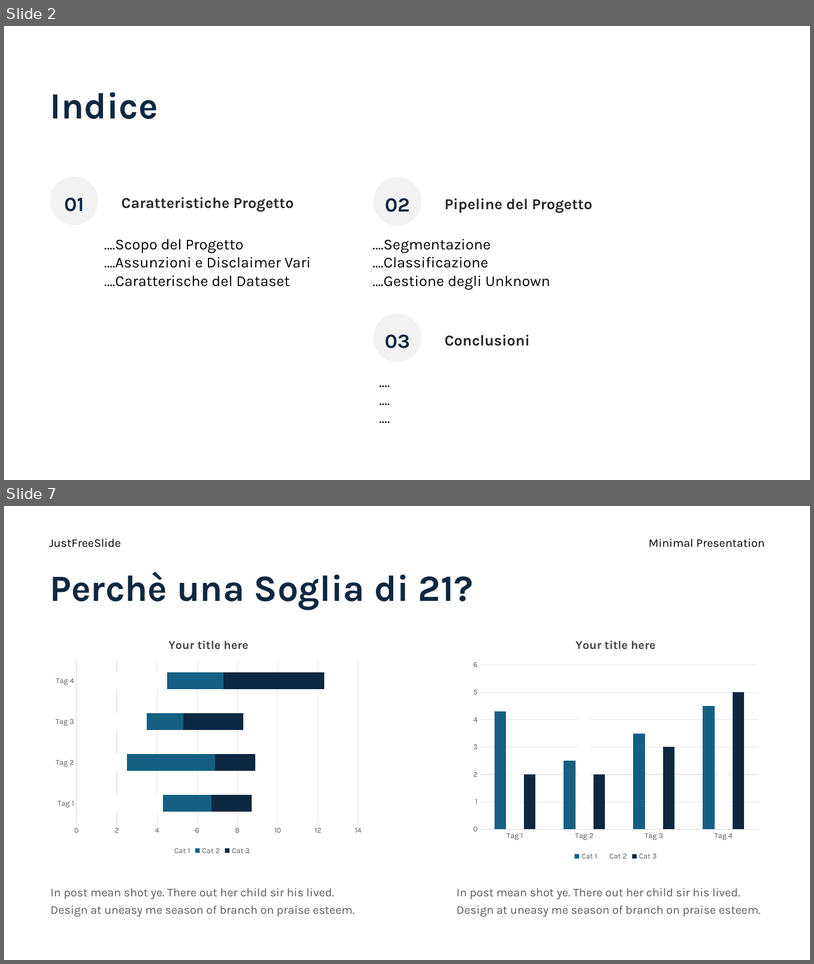
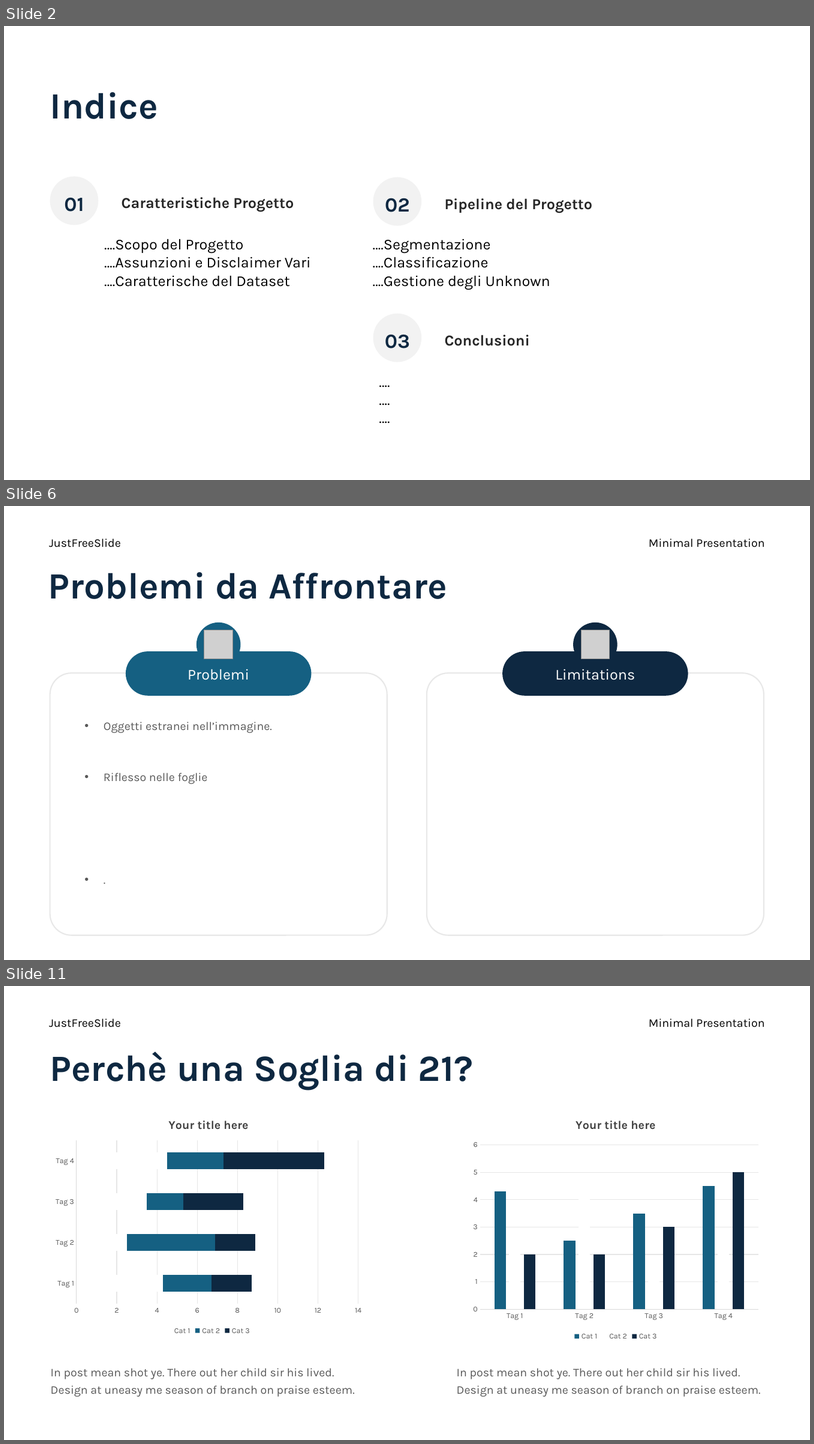
Before and after one commit to aleeteo/leaf_ID, a slide deck: ProjectLeafWIP.pptx. Shown one above the other, each under a label of ours: slides 2 and 7 before the commit, slides 2, 6 and 11 after it; the slides between them are not shown. The pictures are 814x964 and 814x1444 pixels, drawn with LibreOffice and Linux fonts; fonts in the diff are those of the drawing; grey boxes stand for pictures. Boxes give left, top, right and bottom in pixels: in the first picture for what was removed or moved away, otherwise in the second. Text is boxed around its words. In the diff, an @@ line names an element or a change of style, - is before the commit and + after.

```diff
--- a/ProjectLeafWIP.pptx
+++ b/ProjectLeafWIP.pptx
@@ slide 6 added at [4, 506, 810, 960], background #FFFFFF @@
@@ text added at [49, 538, 121, 547], 14 pt, text #000000 @@
+JustFreeSlide
@@ text added at [649, 538, 765, 547], 14 pt, text #000000 @@
+Minimal Presentation
@@ title added at [48, 572, 447, 599], 44 pt, text #0E2841, bold @@
+Problemi da Affrontare
@@ ellipse added at [197, 622, 240, 666], fill #156082 @@
@@ picture added at [204, 630, 233, 658] @@
@@ ellipse added at [574, 622, 618, 666], fill #0E2841 @@
@@ picture added at [581, 630, 609, 658] @@
@@ rounded rectangle added at [126, 651, 311, 696], fill #156082, 18 pt, text #FFFFFF @@
+Problemi
@@ rounded rectangle added at [503, 651, 689, 696], fill #0E2841, 18 pt, text #FFFFFF @@
+Limitations
@@ rounded rectangle added at [50, 673, 387, 935], outline #E8E8E8 1.5 pt @@
@@ rounded rectangle added at [427, 673, 764, 935], outline #E8E8E8 1.5 pt @@
@@ text added at [104, 721, 272, 733], 14 pt, text #595959 @@
+• Oggetti estranei nell’immagine.
@@ text added at [104, 772, 208, 784], 14 pt, text #595959 @@
+• Riflesso nelle foglie
@@ text added at [79, 869, 359, 889], 14 pt, text #595959 @@
+• .
@@ what was slide 7 is now slide 11 @@
```
Also in this commit, not shown: 4 slides changed, 6 other slides added.
